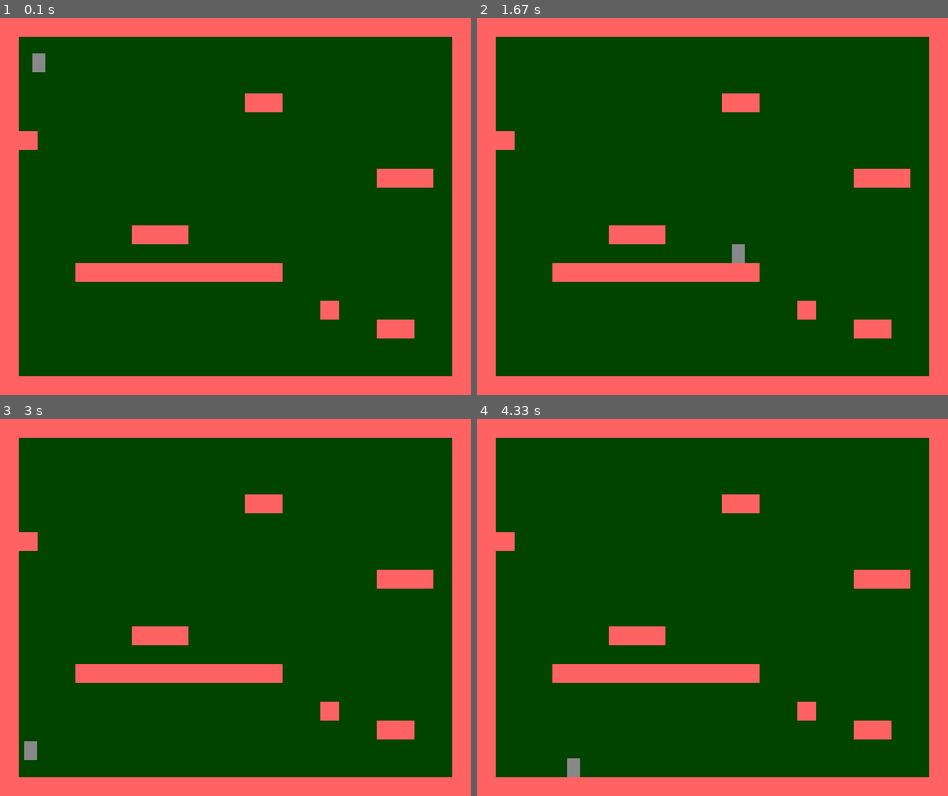
Above: before the commit, frames 1-4 (two rows, left to right).
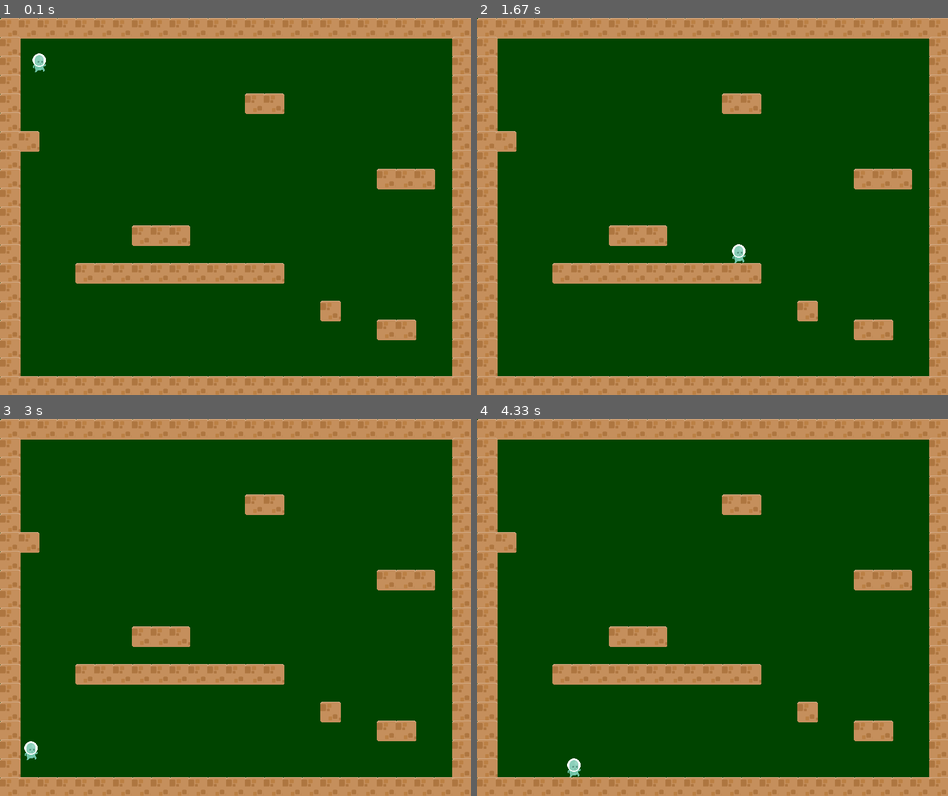
Above: after the commit, the same moments.

Repository: alnza/pygame
Game: pygame game, started from main.py
Same seed, same stepped clock (60 frames per second), same inputs: the game is played once before the commit and once after it.
Inputs:
- Up to frame 1 (0.1 s): no input
- Up to frame 2 (1.67 s): hold Right 0.33-0.8 s; hold Up 0.83-1.13 s; hold Right 1.17-1.63 s
- Up to frame 3 (3 s): hold Left 1.67-2.2 s; hold Left 2.23-2.63 s; hold Up from 2.67 s (still down)
- Up to frame 4 (4.33 s): release Up at 3.03 s; hold Right 3.07-3.7 s; hold Left 3.73-4.2 s; hold Right from 4.23 s (still down)

The runs differ from the first frame. In frame 1, 23% of the frame differs, in the area x 0-100%, y 0-100%; in frame 2, 23%; in frame 3, 23%; in frame 4, 23%.

Commit message:
ADD sprites

Diff:
--- a/main.py
+++ b/main.py
@@ -1,6 +1,9 @@
+import os
+
 import pygame
 from pygame import *
 
+game_folder = os.path.dirname(__file__)
 WIN_WIDTH = 800
 WIN_HEIGHT = 640
 DISPLAY = (WIN_WIDTH, WIN_HEIGHT)
@@ -19,14 +22,17 @@
 
 
 class Player(sprite.Sprite):
-    def __init__(self, x, y):
+    def __init__(self, x, y, player_img):
         sprite.Sprite.__init__(self)
         self.xvel = 0  # скорость перемещения. 0 - стоять на месте
         self.startX = x  # Начальная позиция Х, пригодится когда будем переигрывать уровень
         self.startY = y
-        self.image = Surface((WIDTH, HEIGHT))
-        self.image.fill(Color(COLOR))
+        self.image = player_img
+        self.size = self.image.get_size()
+        # create a 2x bigger image than self.image
+        self.image = pygame.transform.scale(self.image, (int(self.size[0] * 0.35), int(self.size[1] * 0.35)))
         self.rect = Rect(x, y, WIDTH, HEIGHT)  # прямоугольный объект
+        self.image.set_colorkey((0, 0, 0))
         self.yvel = 0  # скорость вертикального перемещения
         self.onGround = False  # На земле ли я?
 
@@ -51,7 +57,7 @@
         self.collide(0, self.yvel, platforms)
 
         self.rect.x += self.xvel
-        self.collide(self.xvel, 0, platforms)    # переносим свои положение на xvel
+        self.collide(self.xvel, 0, platforms)  # переносим свои положение на xvel
 
     def collide(self, xvel, yvel, platforms):
         for p in platforms:
@@ -74,12 +80,14 @@
 
 
 class Platform(sprite.Sprite):
-    def __init__(self, x, y):
+    def __init__(self, x, y, platform_img):
         sprite.Sprite.__init__(self)
-        self.image = Surface((PLATFORM_WIDTH, PLATFORM_HEIGHT))
-        self.image.fill(Color(PLATFORM_COLOR))
+        self.image = platform_img
+        self.size = self.image.get_size()
+        # create a 2x bigger image than self.image
+        self.image = pygame.transform.scale(self.image, (int(self.size[0] * 0.5), int(self.size[1] * 0.5)))
+        self.image.set_colorkey((0, 0, 0))
         self.rect = Rect(x, y, PLATFORM_WIDTH, PLATFORM_HEIGHT)
-
 
 
 def main():
@@ -88,7 +96,10 @@
     pygame.display.set_caption("Платформер")
     bg = Surface((WIN_WIDTH, WIN_HEIGHT))
     bg.fill(Color(BACKGROUND_COLOR))
-    hero = Player(55, 55)  # создаем героя по (x,y) координатам
+    img_folder = os.path.join(game_folder, 'img')
+    player_img = pygame.image.load(os.path.join(img_folder, 'player.png')).convert()
+    platform_img = pygame.image.load(os.path.join(img_folder, 'brickWall.png')).convert()
+    hero = Player(55, 55, player_img)  # создаем героя по (x,y) координатам
     entities = pygame.sprite.Group()  # Все объекты
     platforms = []  # то, во что мы будем врезаться или опираться
     entities.add(hero)
@@ -121,7 +132,7 @@
     for row in level:  # вся строка
         for col in row:  # каждый символ
             if col == "-":
-                pf = Platform(x, y)
+                pf = Platform(x, y, platform_img)
                 entities.add(pf)
                 platforms.append(pf)
 
Binary file added: img/brickWall.png
Binary file added: img/player.png
